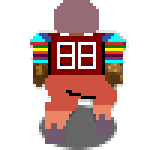
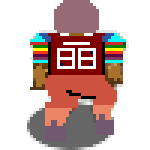
Revision of a layered w=150, h=150 image; what changed, layer by layer:
painted on "A_Stand_Player.png" over [30, 36, 120, 144]
painted on "Layer" over [27, 102, 117, 150]
